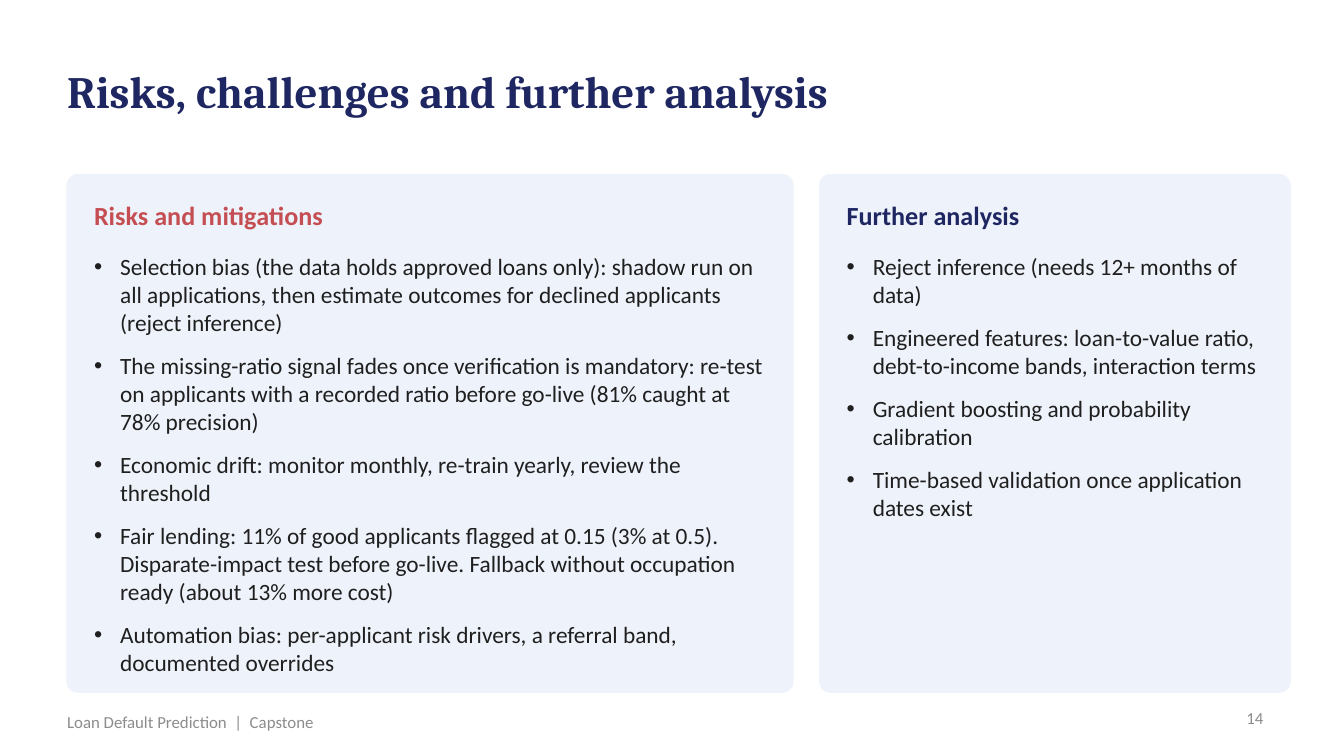
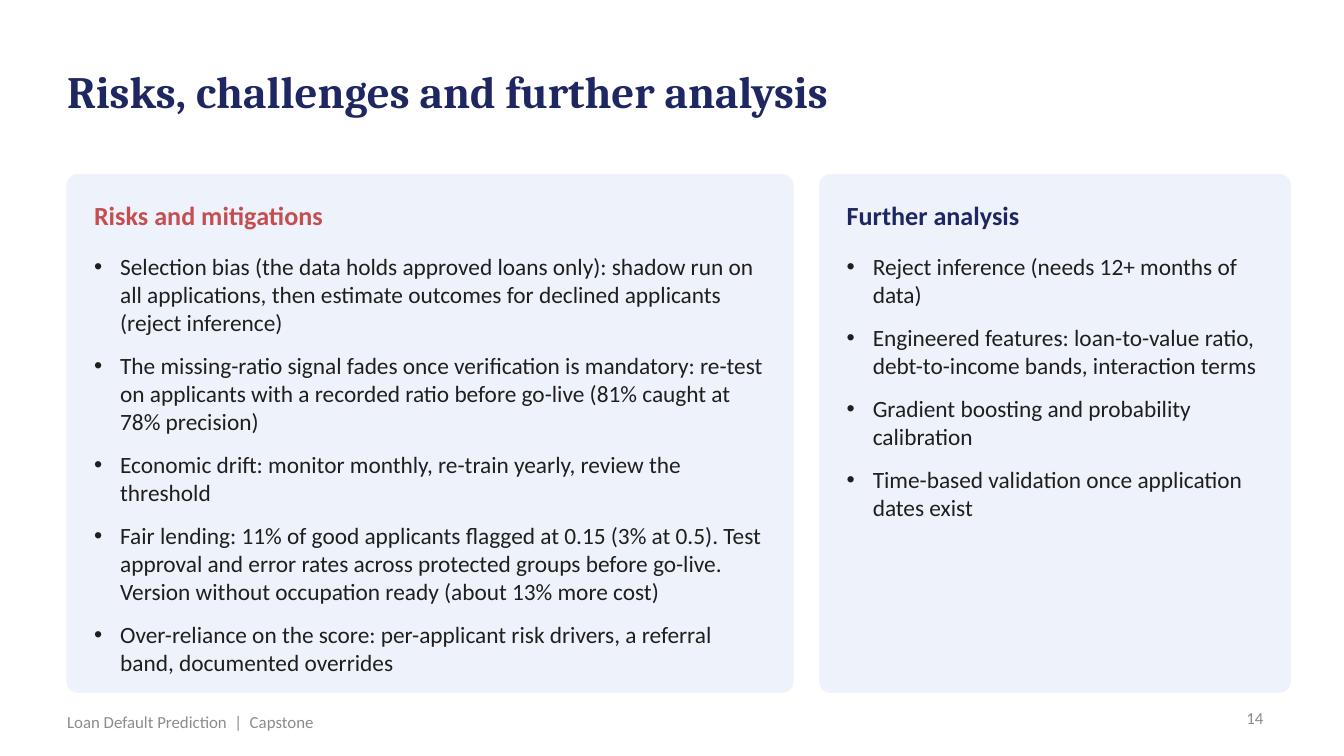
Before and after one commit to shubham1891/Personal-code, a slide deck: slide 14 of presentation/Loan_Default_Prediction_Presentation.pptx. Drawn at 1344x756 pixels with LibreOffice and Linux fonts; fonts in the diff are those of the drawing. Boxes give left, top, right and bottom in pixels: in the first picture for what was removed or moved away, otherwise in the second. Text is boxed around its words. In the diff, an @@ line names an element or a change of style, - is before the commit and + after.

```diff
--- a/presentation/Loan_Default_Prediction_Presentation.pptx
+++ b/presentation/Loan_Default_Prediction_Presentation.pptx
@@ text at <box>120,527,761,674</box>: text changed @@
-• Fair lending: 11% of good applicants flagged at 0.15 (3% at 0.5). Disparate-impact test before go-live. Fallback without occupation ready (about 13% more cost)
-• Automation bias: per-applicant risk drivers, a referral band, documented overrides
+• Fair lending: 11% of good applicants flagged at 0.15 (3% at 0.5). Test approval and error rates across protected groups before go-live. Version without occupation ready (about 13% more cost)
+• Over-reliance on the score: per-applicant risk drivers, a referral band, documented overrides
```
Also in this commit, not shown: 5 other slides changed, 1 slide added, 2 other files.
